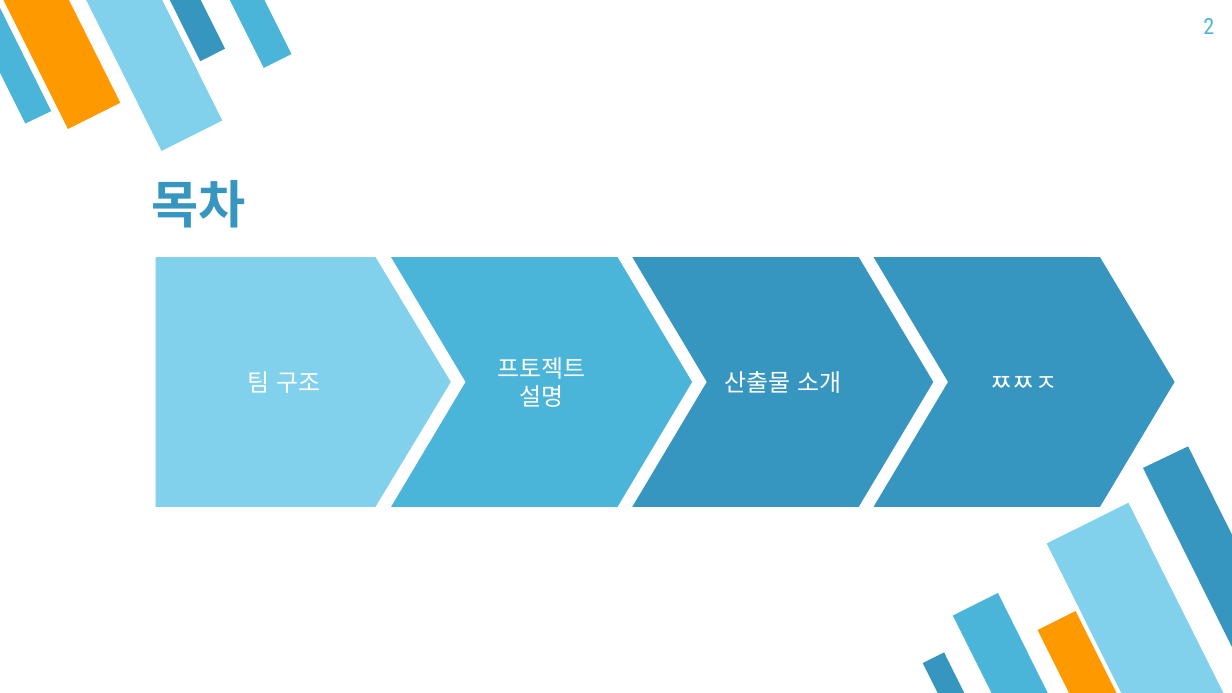
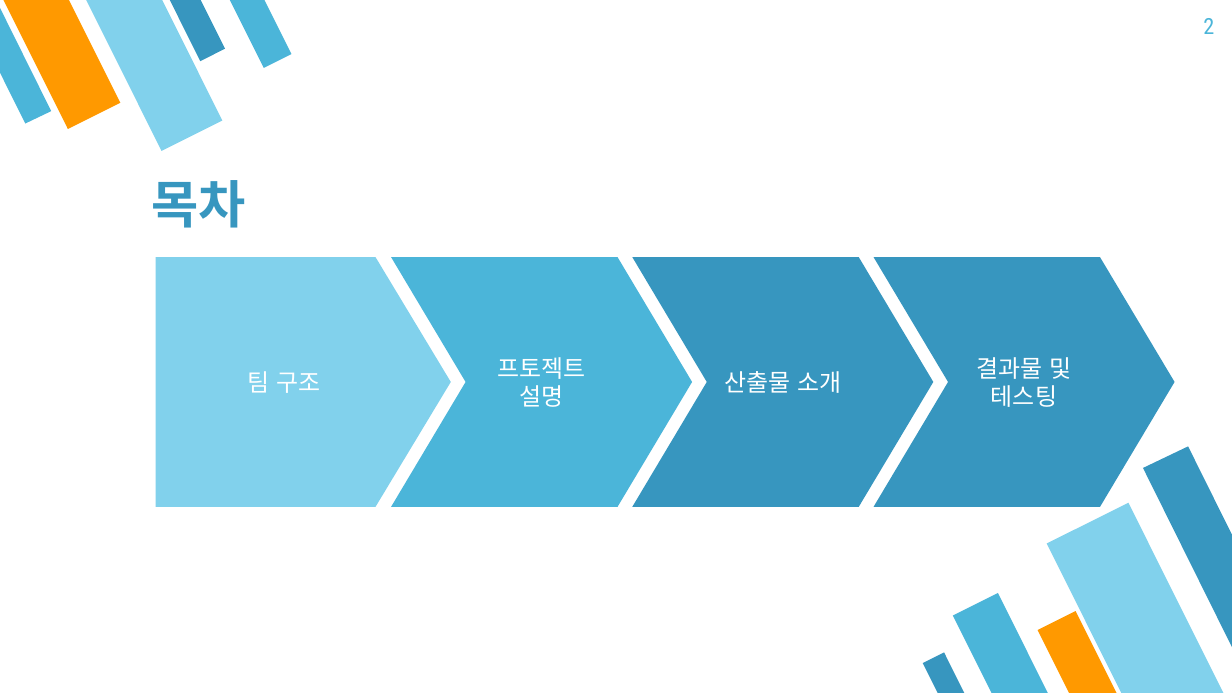
Before and after one commit to DrawGreen2021/Presentation, a slide deck: slide 2 of 최종발표/캡스톤_회의용 ppt.pptx. Drawn at 1232x693 pixels with LibreOffice and Linux fonts; fonts in the diff are those of the drawing. Boxes give left, top, right and bottom in pixels: in the first picture for what was removed or moved away, otherwise in the second. Text is boxed around its words. In the diff, an @@ line names an element or a change of style, - is before the commit and + after.

```diff
--- a/최종발표/캡스톤_회의용 ppt.pptx
+++ b/최종발표/캡스톤_회의용 ppt.pptx
@@ text in chevron at <box>977,357,1071,407</box>: text changed @@
-ㅉㅉㅈ
+결과물 및 테스팅
```
Also in this commit, not shown: 1 other slide changed, 2 other files.
